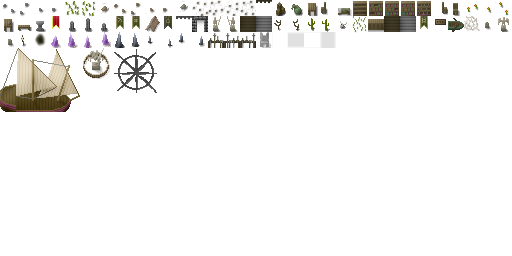
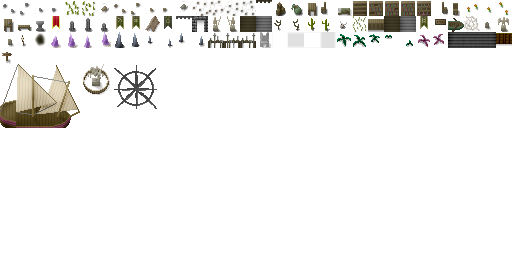
Comparing the layer stacks of the two 512x256 images. Changes:
painted on "shade" over [0, 32, 512, 128]
